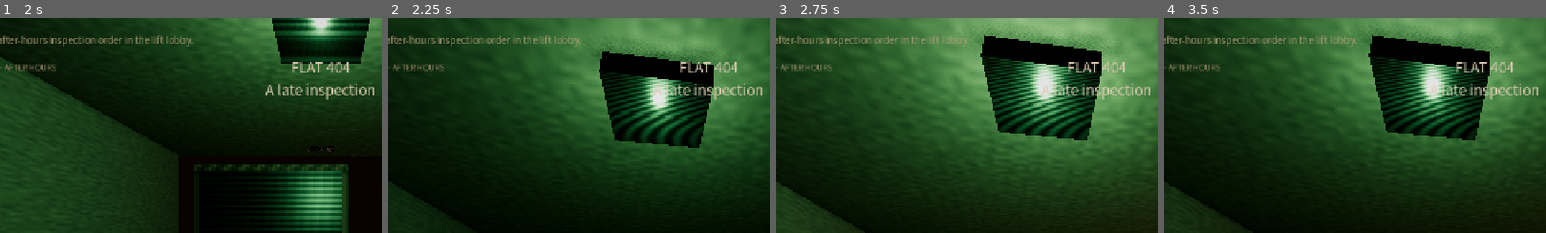
Above: before the commit, frames 1-4 (left to right).
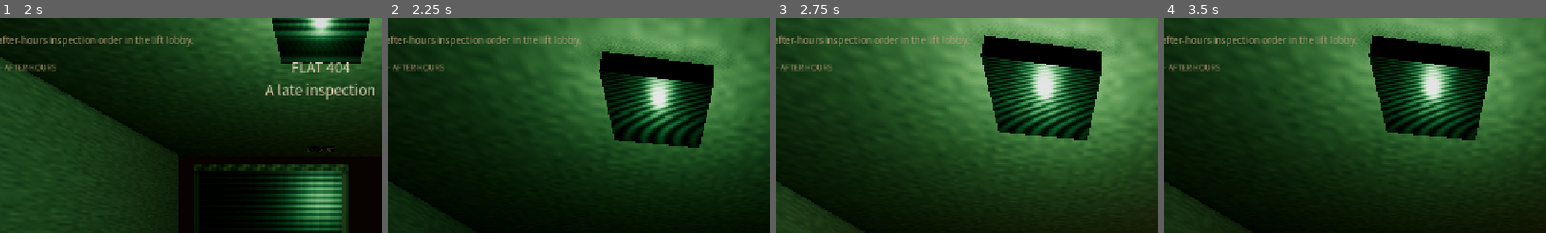
Above: after the commit, the same moments.

Repository: bfstone25-stack/play
Game: Godot game, scene res://scenes/main.tscn
Two runs of this game, one before a commit and one after it. Both use one fixed random seed, a clock stepped at 60 frames per second and the inputs below.
Inputs (mouse positions are % of the whole screen's width and height, from its top left):
- Up to frame 1 (2 s): click "English" at 0.5 s; click "ENTER THE BUILDING" at 1.25 s
- Up to frame 2 (2.25 s): tap Enter at 2 s; move the mouse to (55, 50) at 2.02 s; hold W from 2.03 s (still down); hold F (flashlight) from 2.03 s (still down); click (55, 50) at 2.17 s
- Up to frame 3 (2.75 s): keep holding W; keep holding F (flashlight); tap Space at 2.27 s
- Up to frame 4 (3.5 s): keep holding W; move the mouse to (45, 50) at 2.77 s; release F (flashlight) at 2.78 s; tap E (interact) at 2.85 s; tap Space at 3.02 s
The pictures show only the part of the screen within x 8-58%, y 0-50%; the shares and areas given below are measured in that part.

Frame 1 is identical in both runs. In frame 2, 1.1% of the frame differs, in the area x 69-98%, y 20-39%; in frame 3, 1.0%; in frame 4, 1.1%.
Error before the commit: Parse Error: Assigned value for constant "NVL_IDS" isn't a constant expression. (res://scripts/vn_chrome.gd:6)

Commit message:
Fix Late Inspection VN chrome parse error and test hang.
NVL id list is a constant array Godot 4.7 can compile, and the chrome test no longer stalls on dummy-renderer force_draw.

Co-authored-by: bfstone25-stack <bfstone25-stack@users.noreply.github.com>

Diff:
--- a/late-inspection/scripts/vn_chrome.gd
+++ b/late-inspection/scripts/vn_chrome.gd
@@ -3,9 +3,7 @@
 
 ## Bottom ADV bar for ordinary inspects, full-screen NVL for diary / collapse / endings.
 
-const NVL_IDS := PackedStringArray([
-	"letters", "answering", "cassette", "mirror", "final_evidence"
-])
+const NVL_IDS := ["letters", "answering", "cassette", "mirror", "final_evidence"]
 
 const SPEAKER_KEYS := {
 	"MARA": "spk.mara",
--- a/late-inspection/tests/vn_chrome.gd
+++ b/late-inspection/tests/vn_chrome.gd
@@ -23,20 +23,18 @@
 		push_error("order folio lost page splits")
 		quit(2)
 		return
-	var cam := Camera3D.new()
-	cam.current = true
-	cam.fov = 68.0
-	scene.add_child(cam)
-	cam.global_position = Vector3(-6.0, 1.5, 5.6)
-	cam.look_at(Vector3(-1.0, 1.15, 5.0), Vector3.UP)
-	for i in 20:
-		RenderingServer.force_draw()
-		await process_frame
-	root.get_viewport().get_texture().get_image().save_png("/tmp/late-vn/adv.png")
-	while hud.is_vn_open():
+	await process_frame
+	var tex := root.get_viewport().get_texture()
+	if tex:
+		var img := tex.get_image()
+		if img:
+			img.save_png("/tmp/late-vn/adv.png")
+	var guard := 0
+	while hud.is_vn_open() and guard < 80:
 		hud._next_document_page()
 		await process_frame
-	if scene.stage != 1:
+		guard += 1
+	if hud.is_vn_open() or scene.stage != 1:
 		push_error("ADV close did not advance")
 		quit(3)
 		return
@@ -49,9 +47,11 @@
 		push_error("diary should open as NVL")
 		quit(4)
 		return
-	for i in 24:
-		RenderingServer.force_draw()
-		await process_frame
-	root.get_viewport().get_texture().get_image().save_png("/tmp/late-vn/nvl.png")
-	print("VN_CHROME_OK adv=1 nvl=1 pages=", hud.document_pages.size())
+	await process_frame
+	tex = root.get_viewport().get_texture()
+	if tex:
+		var nvl_img := tex.get_image()
+		if nvl_img:
+			nvl_img.save_png("/tmp/late-vn/nvl.png")
+	print("VN_CHROME_OK adv=1 nvl=1 pages=", hud.document_pages.size(), " lines=", hud.vn.line_count())
 	quit(0)
